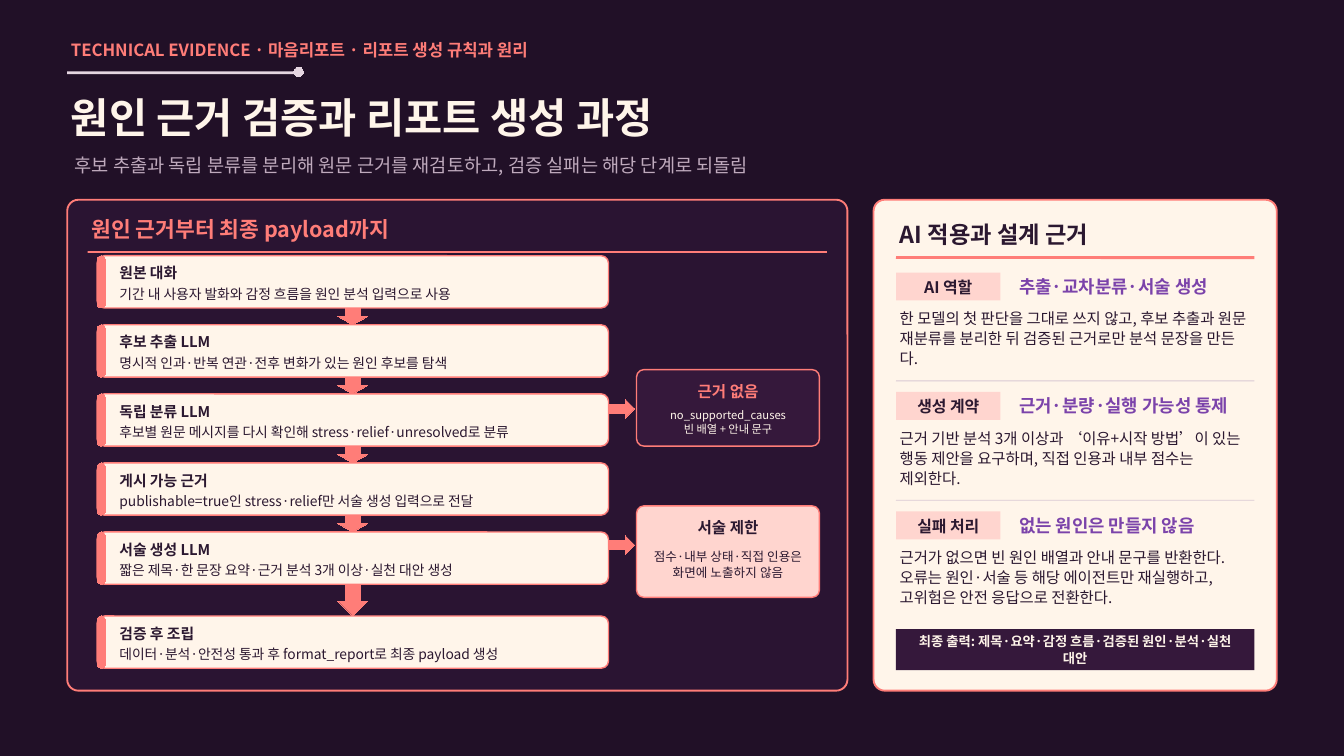
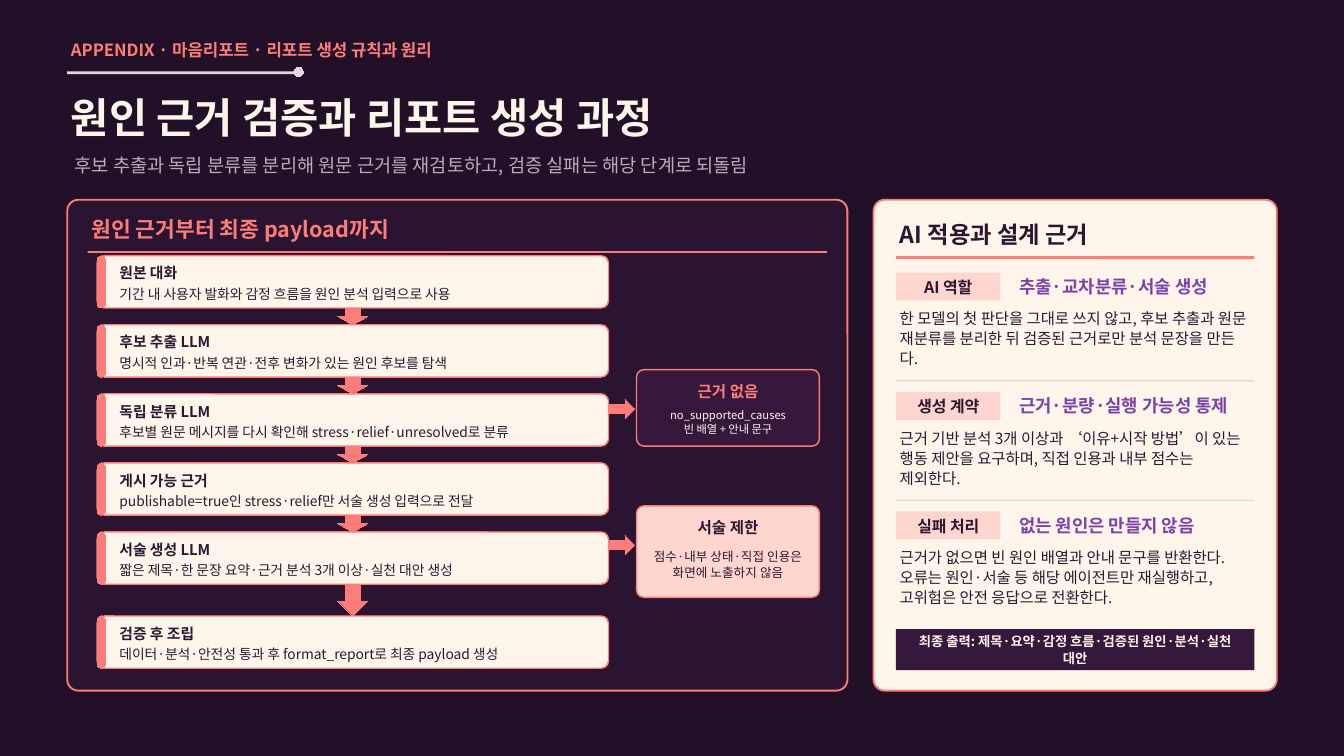
Before and after one commit to SKNETWORKS-FAMILY-AICAMP/SKN27-FINAL-4Team, a slide deck: slide 3 of output/presentation/빈틈사이_기능별_기술근거_부록.pptx. Drawn at 1344x756 pixels with LibreOffice and Linux fonts; fonts in the diff are those of the drawing. Boxes give left, top, right and bottom in pixels: in the first picture for what was removed or moved away, otherwise in the second. Text is boxed around its words. In the diff, an @@ line names an element or a change of style, - is before the commit and + after.

```diff
--- a/output/presentation/빈틈사이_기능별_기술근거_부록.pptx
+++ b/output/presentation/빈틈사이_기능별_기술근거_부록.pptx
@@ text at (71,42,432,58): text changed @@
-TECHNICAL EVIDENCE · 마음리포트 · 리포트 생성 규칙과 원리
+APPENDIX · 마음리포트 · 리포트 생성 규칙과 원리
```
Also in this commit, not shown: 10 other slides changed, 7 other files.
